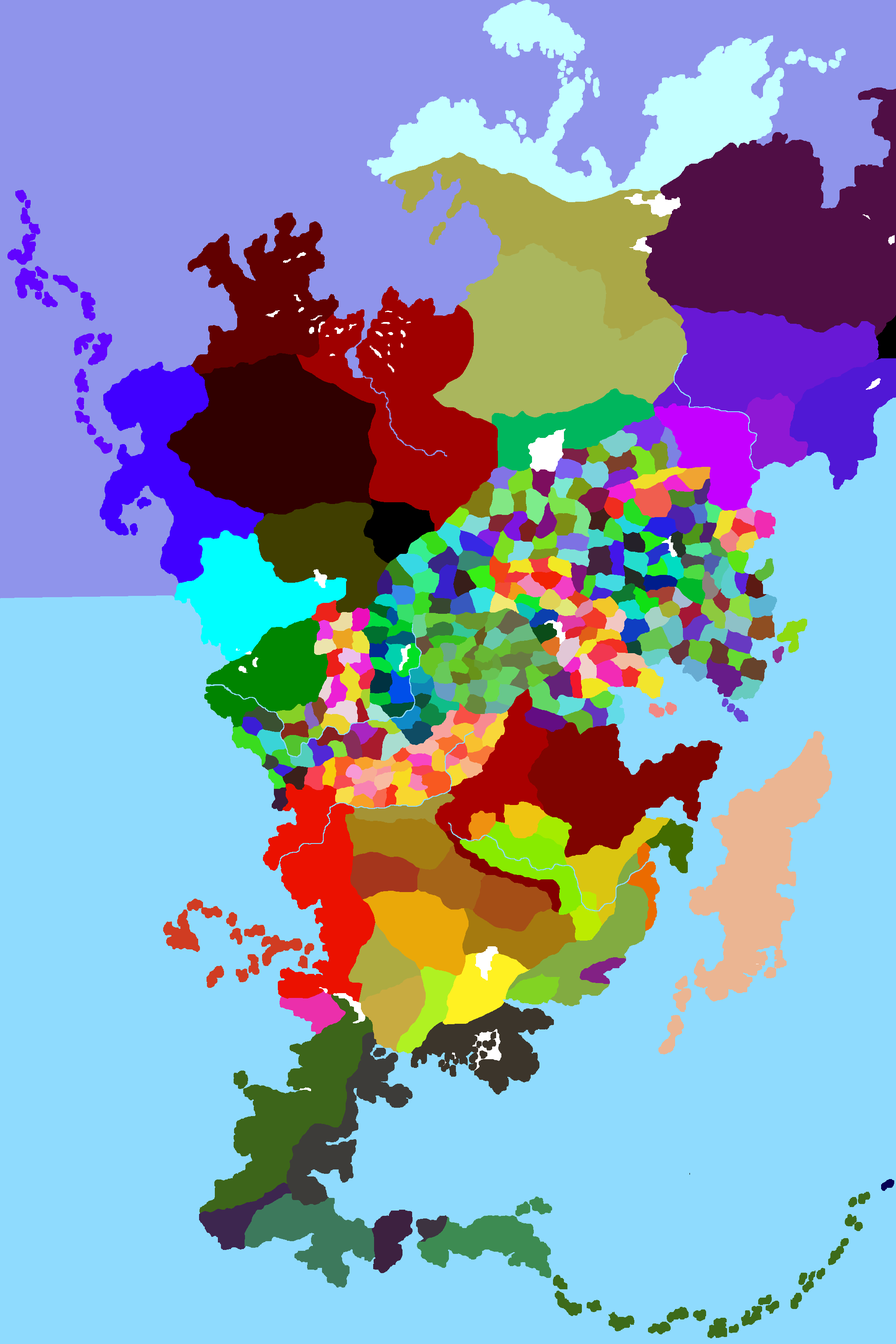
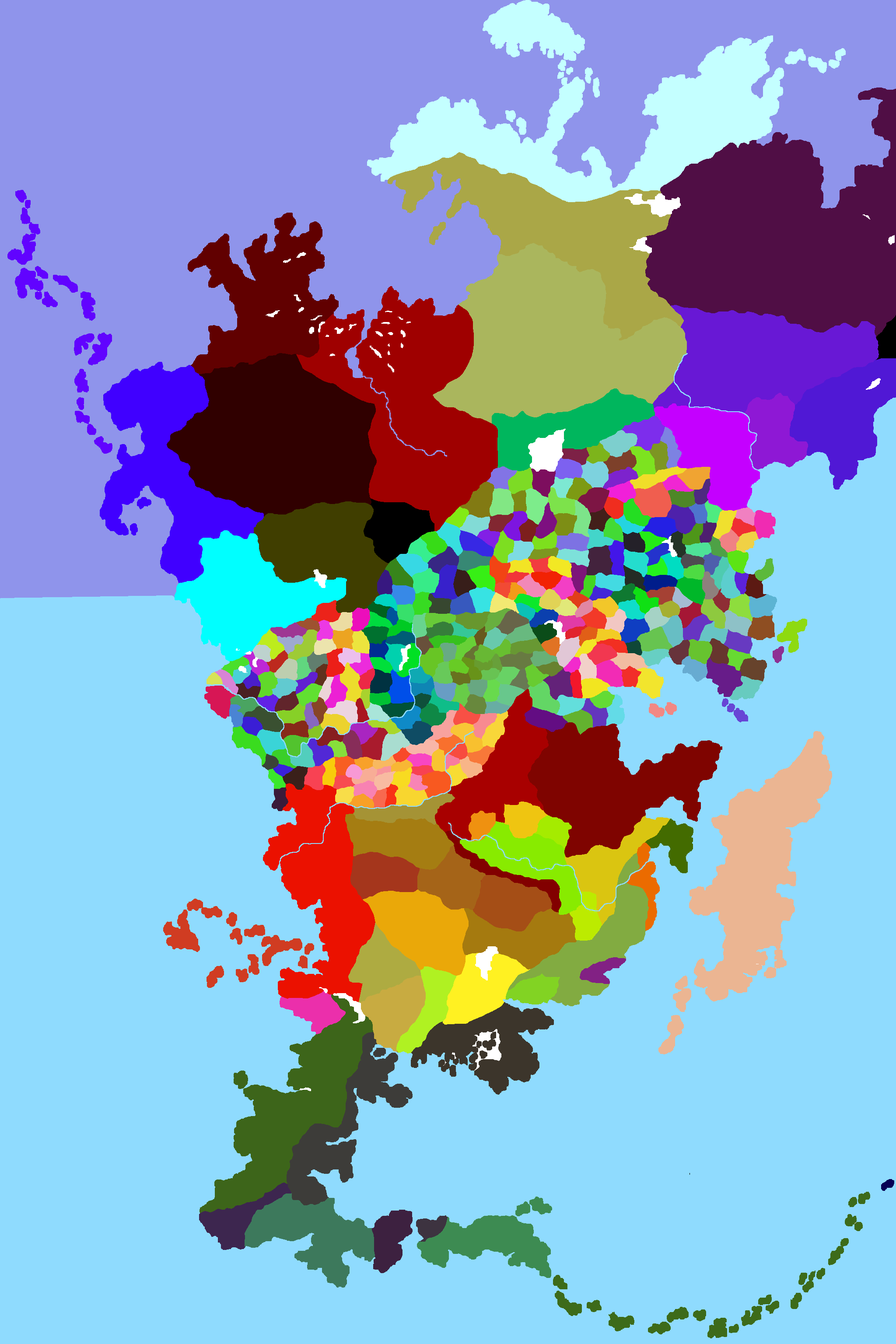
The second 896 × 1344 image is a revision of the first. Changes to its layers:
painted on "Ebene 0" over [204, 617, 329, 728]
"Ebene 1": opacity 75% → 100%, painted on it over [209, 617, 329, 728]
